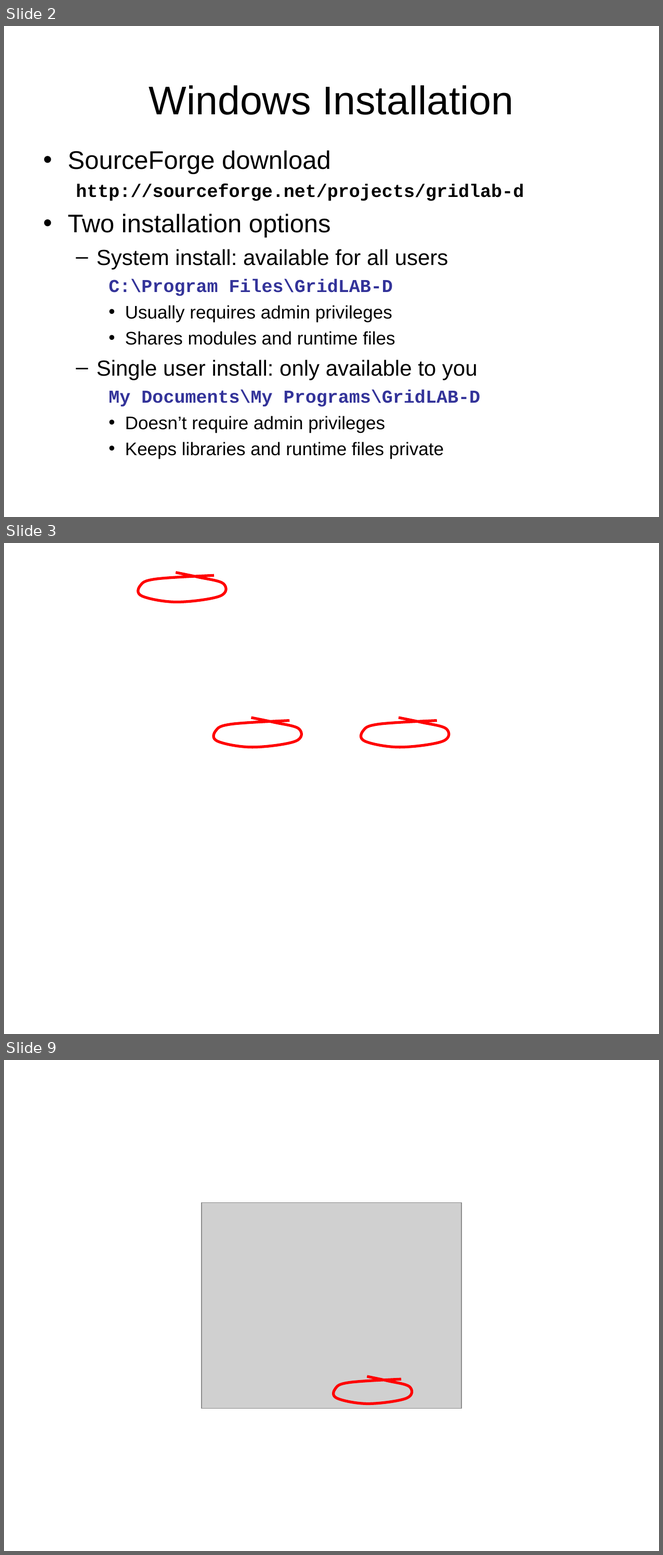
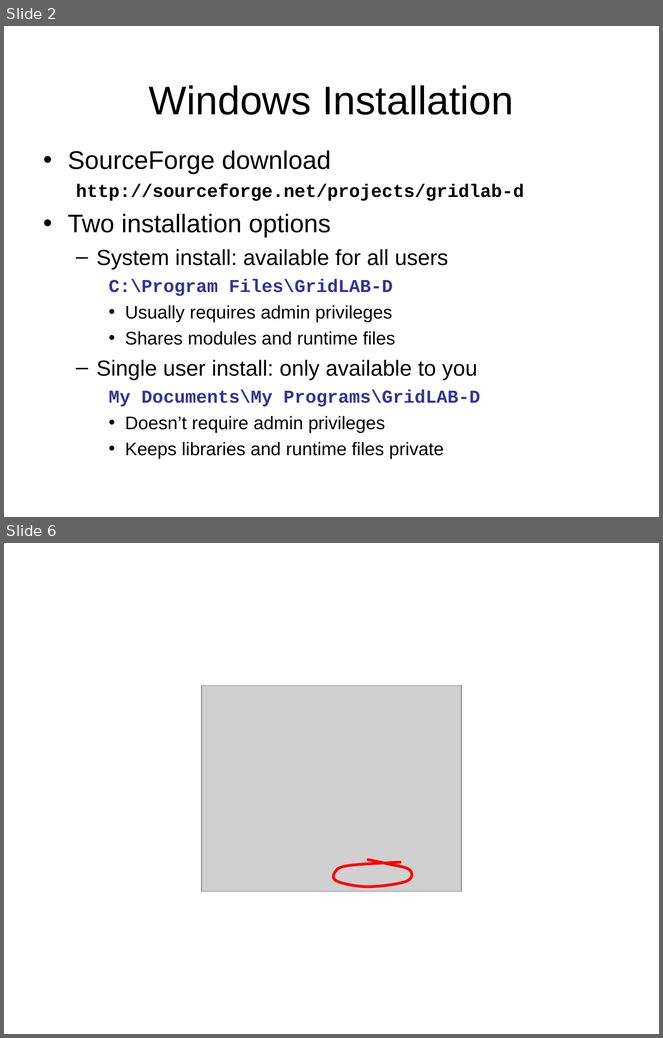
Before and after one commit to gridlab-d/course, a slide deck: 1.2 - Installing GridLAB-D.pps. Shown one above the other, each under a label of ours: slides 2, 3 and 9 before the commit, slides 2 and 6 after it; the slides between them are not shown. The pictures are 663x1555 and 663x1038 pixels, drawn with LibreOffice and Linux fonts; fonts in the diff are those of the drawing; grey boxes stand for pictures; background and template pictures are left out. Boxes give left, top, right and bottom in pixels: in the first picture for what was removed or moved away, otherwise in the second. Text is boxed around its words. In the diff, an @@ line names an element or a change of style, - is before the commit and + after.

```diff
--- a/1.2 - Installing GridLAB-D.pps
+++ b/1.2 - Installing GridLAB-D.pps
@@ slide 3 removed at (x1=4, y1=543, x2=659, y2=1034), background picture (left out) @@
@@ freeform shape removed at (x1=136, y1=573, x2=228, y2=602) @@
@@ freeform shape removed at (x1=211, y1=718, x2=304, y2=747) @@
@@ freeform shape removed at (x1=359, y1=718, x2=451, y2=747) @@
@@ what was slide 9 is now slide 6 @@
```
Also in this commit, not shown: 4 slides changed, 9 slides added, 11 other slides removed.
